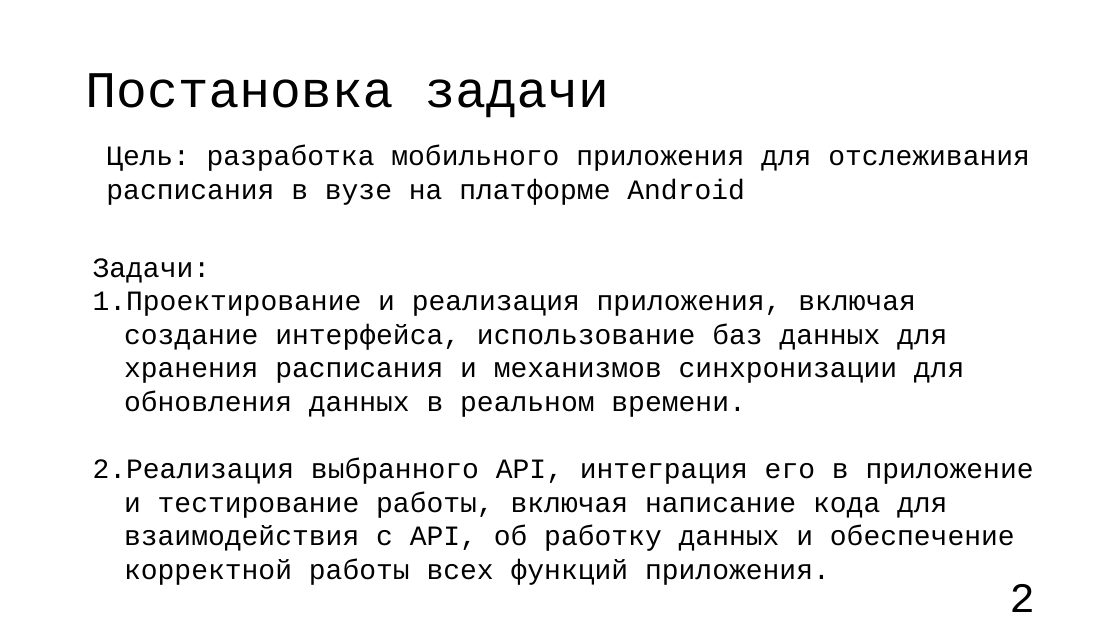
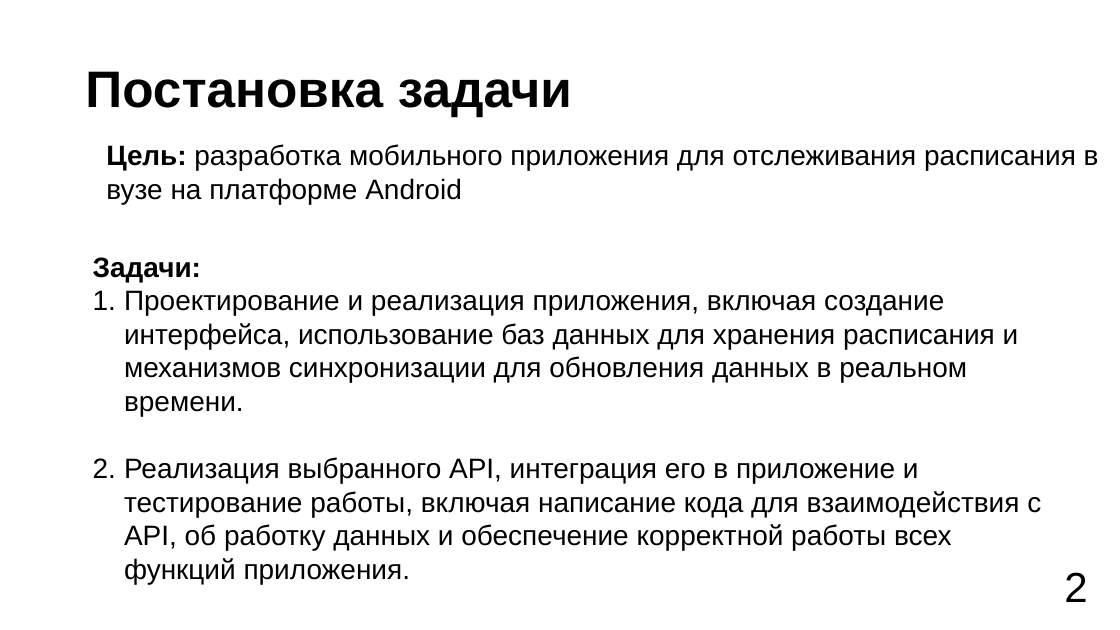
Before and after one commit to vafeenHub/VSU-scientific-activities_6-7-8-semester, a slide deck: slide 2 of Vafeen_3_61_presentation.pptx. Drawn at 1120x630 pixels with LibreOffice and Linux fonts; fonts in the diff are those of the drawing. Boxes give left, top, right and bottom in pixels: in the first picture for what was removed or moved away, otherwise in the second. Text is boxed around its words. In the diff, an @@ line names an element or a change of style, - is before the commit and + after.

```diff
--- a/Vafeen_3_61_presentation.pptx
+++ b/Vafeen_3_61_presentation.pptx
@@ title "Постановка задачи" at bbox=[85, 71, 572, 117]: font Courier New to Arial, bold on @@
@@ text "Цель: разработка мобильного приложения для ..." at bbox=[106, 144, 1099, 204]: font Courier New to Arial; bold on in "Цель:" @@
@@ text "Задачи:" at bbox=[93, 257, 1041, 584]: font Courier New to Arial; bold on in "Задачи:" @@
@@ page number: place and size @@
-page number at bbox=[1010, 584, 1035, 612]
+page number at bbox=[1064, 572, 1087, 602]
@@ page number at bbox=[1064, 572, 1087, 602]: font Courier New to Arial @@
```
Also in this commit, not shown: 11 other slides changed, 1 slide added, 1 slide removed, 1 other file.
